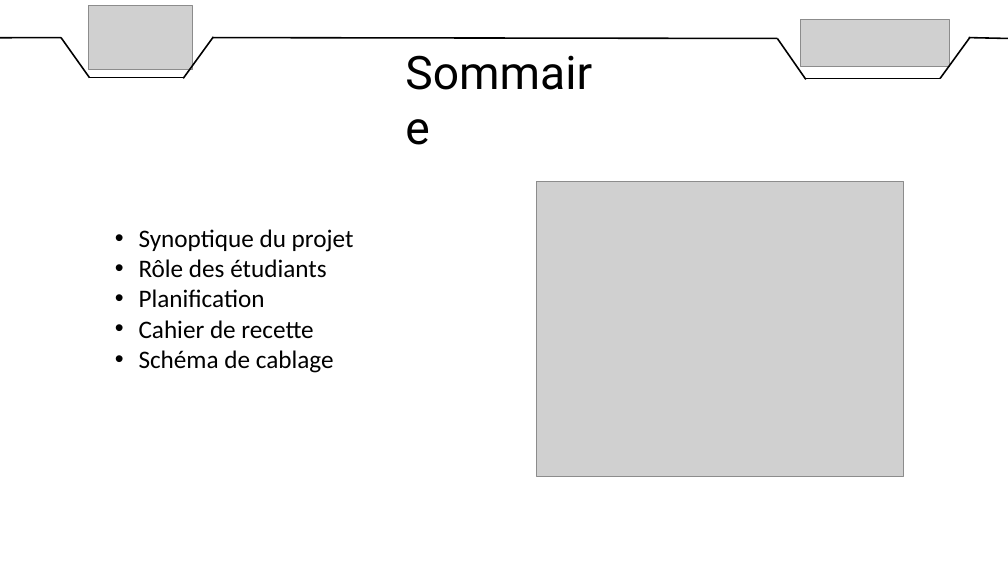
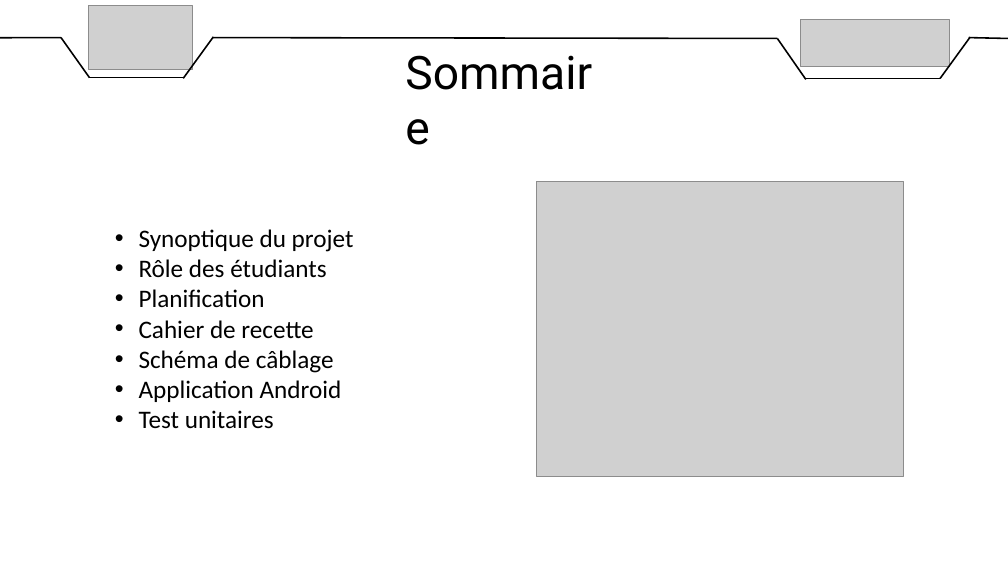
Before and after one commit to DylanChe/SupervisionSerre, a slide deck: slide 2 of oral_projet/revue_3/diaporama_revue_3_dylan.pptx. Drawn at 1008x567 pixels with LibreOffice and Linux fonts; fonts in the diff are those of the drawing; grey boxes stand for pictures. Boxes give left, top, right and bottom in pixels: in the first picture for what was removed or moved away, otherwise in the second. Text is boxed around its words. In the diff, an @@ line names an element or a change of style, - is before the commit and + after.

```diff
--- a/oral_projet/revue_3/diaporama_revue_3_dylan.pptx
+++ b/oral_projet/revue_3/diaporama_revue_3_dylan.pptx
@@ text at (x1=139, y1=350, x2=342, y2=429): text changed @@
-• Schéma de cablage
+• Schéma de câblage
+• Application Android
+• Test unitaires
```
Also in this commit, not shown: 1 other slide changed, 2 slides added, 2 other files.
